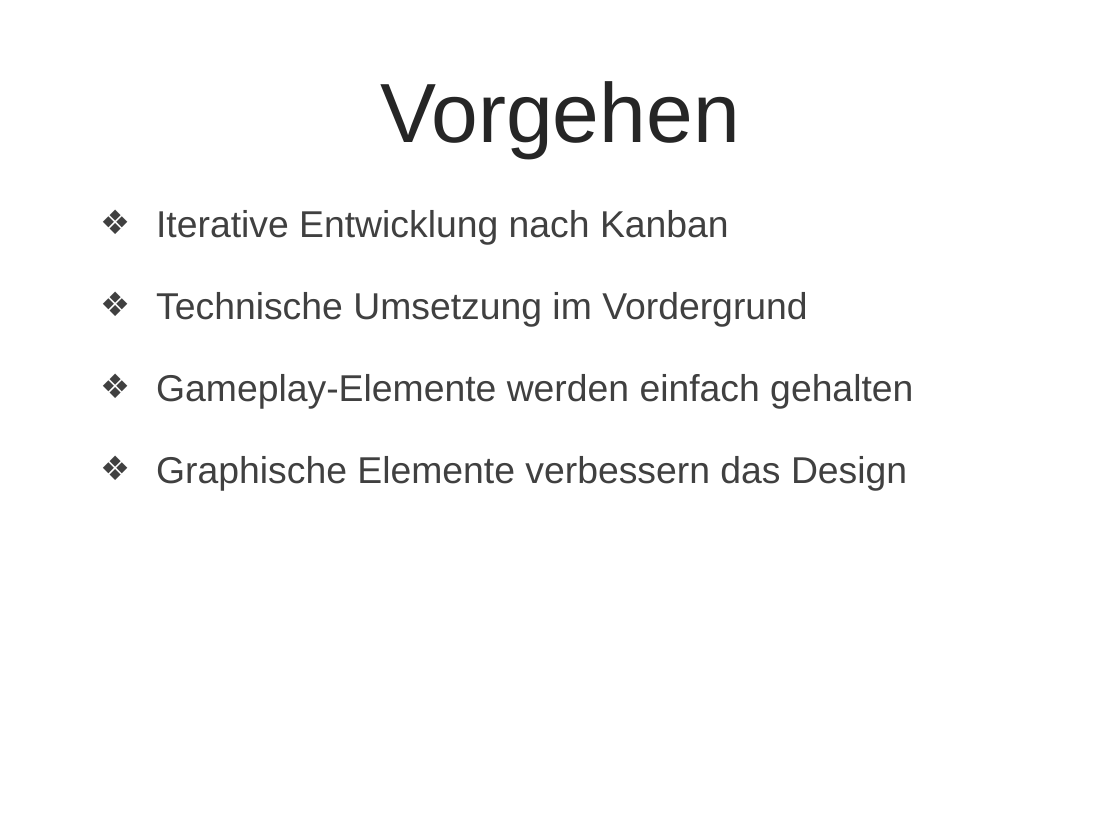
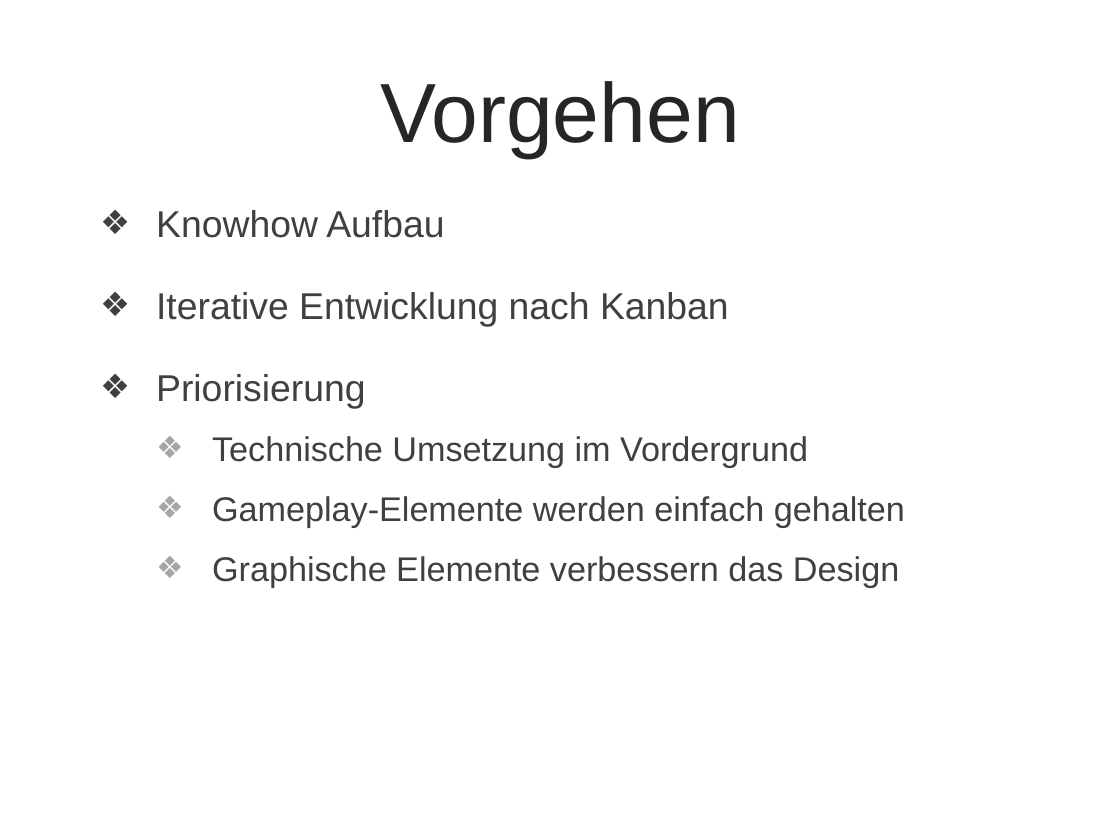
Before and after one commit to smowdy/bfh_projekt_1, a slide deck: slide 11 of doc/PP_Arcade_V1.pptx (slide 8 before the commit). Drawn at 1120x840 pixels with LibreOffice and Linux fonts; fonts in the diff are those of the drawing; background and template pictures are left out. Boxes give left, top, right and bottom in pixels: in the first picture for what was removed or moved away, otherwise in the second. Text is boxed around its words. In the diff, an @@ line names an element or a change of style, - is before the commit and + after.

```diff
--- a/doc/PP_Arcade_V1.pptx
+++ b/doc/PP_Arcade_V1.pptx
@@ text at (156, 210, 444, 238): paragraph added @@
+❖ Knowhow Aufbau
@@ text at (156, 374, 366, 409): paragraph added @@
+❖ Priorisierung
@@ text at (212, 436, 905, 587): size 24 to 22 pt in "Technische Umsetzung im Vordergrund", "Gameplay-Elemente werden einfach gehalten", "Graphische Elemente verbessern das Design"; list level 1 to 2 in "Technische Umsetzung im Vordergrund"; list level 1 to 2 in "Gameplay-Elemente werden einfach gehalten"; list level 1 to 2 in "Graphische Elemente verbessern das Design" @@
```
Also in this commit, not shown: 4 other slides changed, 10 slides added, 3 slides removed.
